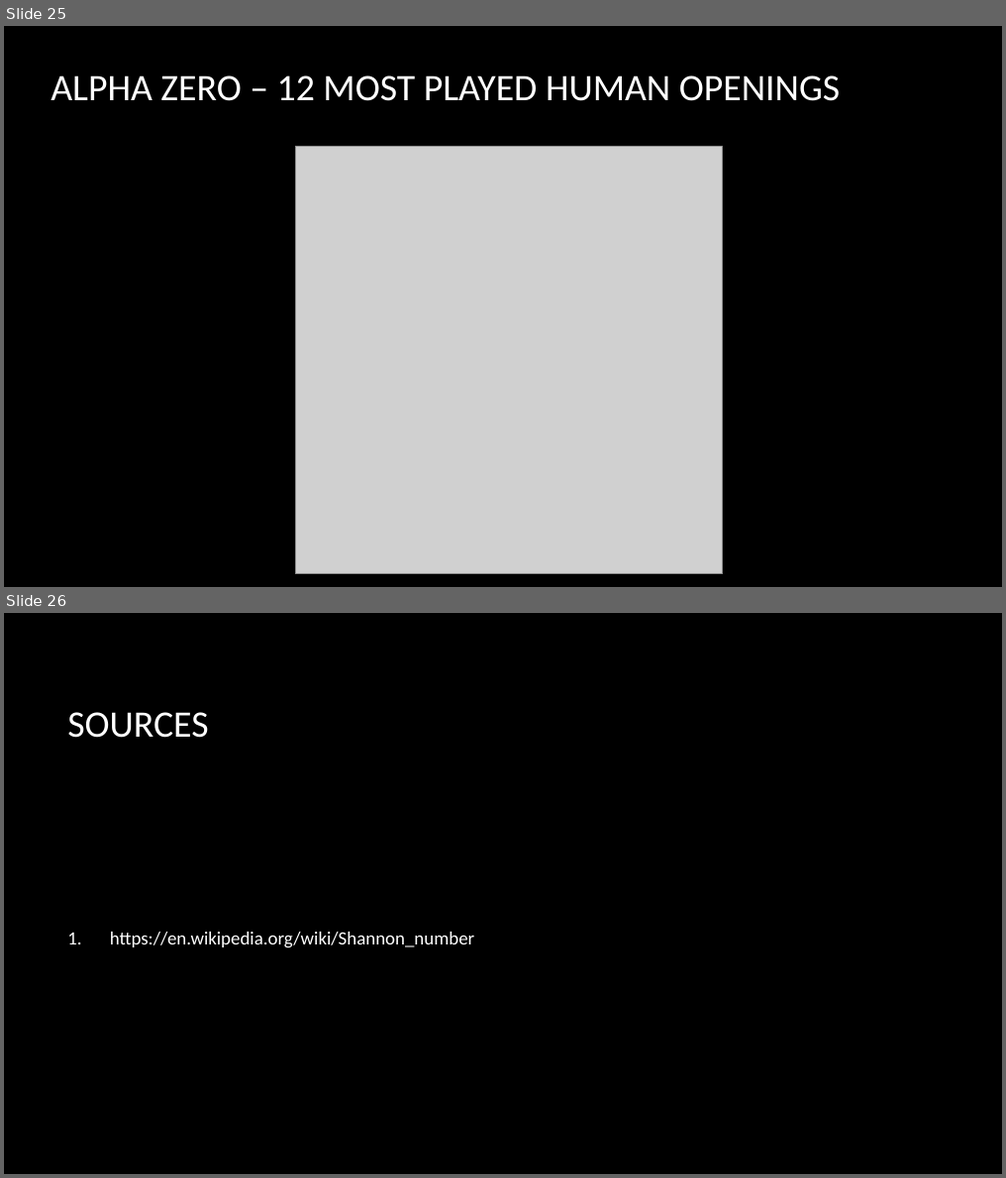
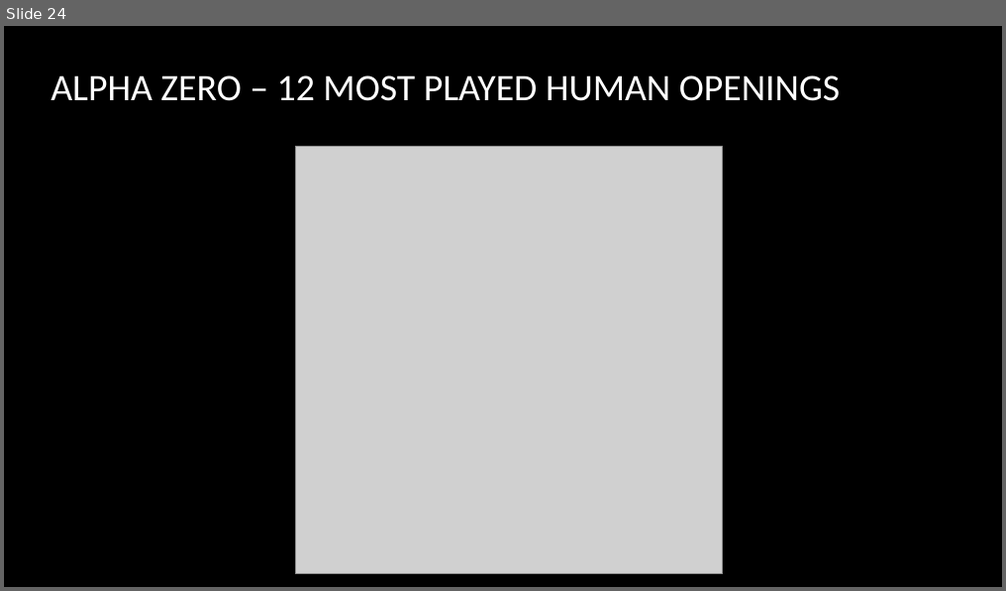
Before and after one commit to 1Preusse/ReinforcementLearningUPV, a slide deck: presentation/ChessEngines.pptx. Shown one above the other, each under a label of ours: slides 25 and 26 before the commit, slide 24 after it. The pictures are 1006x1178 and 1006x591 pixels, drawn with LibreOffice and Linux fonts; fonts in the diff are those of the drawing; grey boxes stand for pictures; background and template pictures are left out. Boxes give left, top, right and bottom in pixels: in the first picture for what was removed or moved away, otherwise in the second. Text is boxed around its words. In the diff, an @@ line names an element or a change of style, - is before the commit and + after.

```diff
--- a/presentation/ChessEngines.pptx
+++ b/presentation/ChessEngines.pptx
@@ slide 26 removed at box(4, 613, 1002, 1174), background picture (left out) @@
@@ title removed at box(67, 712, 208, 738) @@
-SOURCES
@@ text removed at box(110, 932, 474, 949) @@
-1. https://en.wikipedia.org/wiki/Shannon_number
@@ what was slide 25 is now slide 24 @@
```
Also in this commit, not shown: 5 slides changed, 1 other slide removed.
